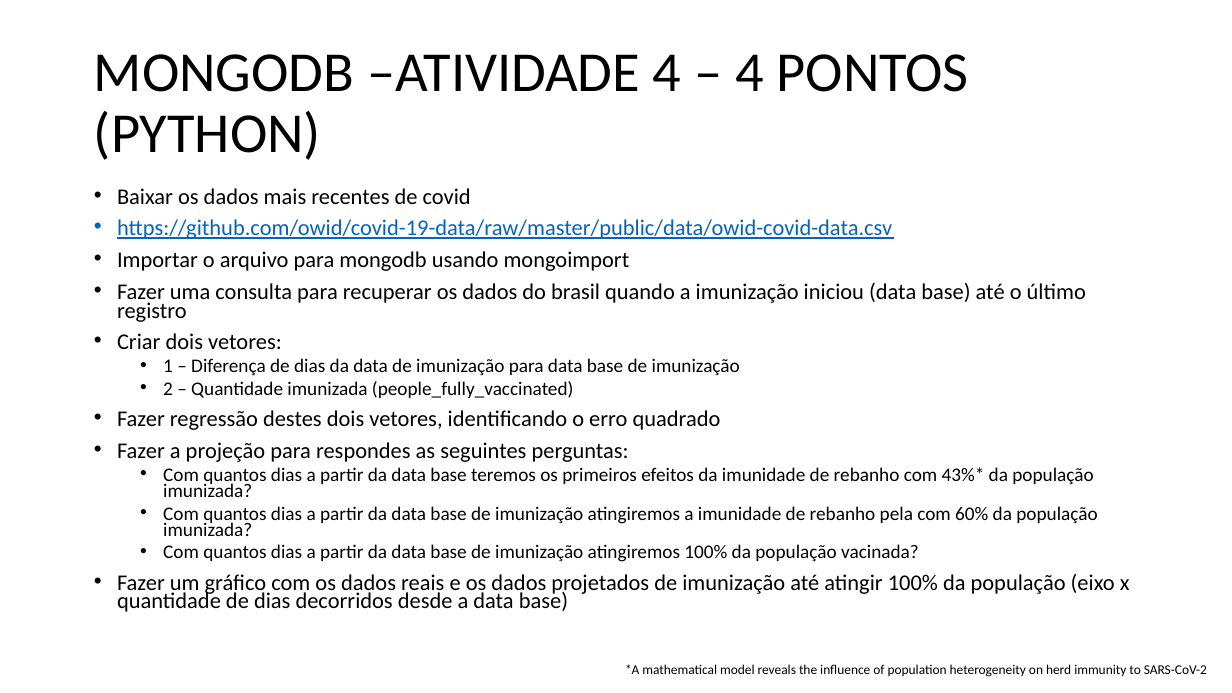
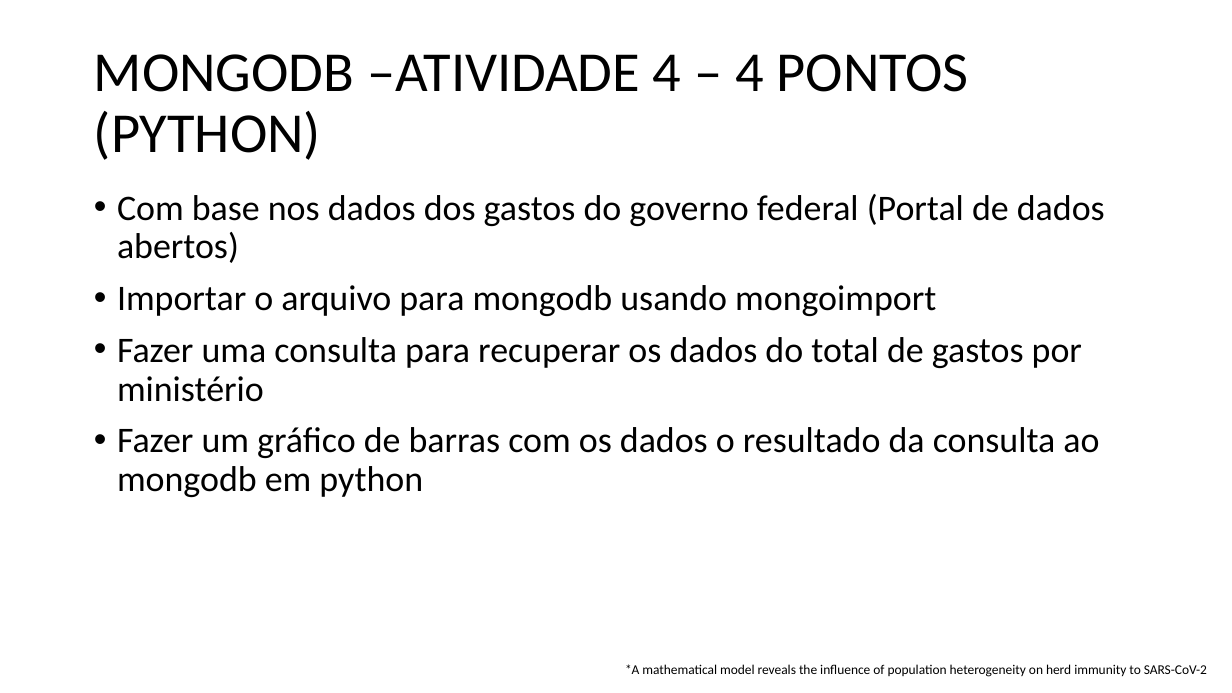
Before and after one commit to antoniomralmeida/nosql, a slide deck: slide 4 of ATIVIDADES.pptx. Drawn at 1232x693 pixels with LibreOffice and Linux fonts; fonts in the diff are those of the drawing. Boxes give left, top, right and bottom in pixels: in the first picture for what was removed or moved away, otherwise in the second. Text is boxed around its words. In the diff, an @@ line names an element or a change of style, - is before the commit and + after.

```diff
--- a/ATIVIDADES.pptx
+++ b/ATIVIDADES.pptx
@@ text at [117, 194, 1105, 263]: text changed; size 17.5 to 28 pt; text colour #0563C1 to #000000 @@
-• Baixar os dados mais recentes de covid
-• https://github.com/owid/covid-19-data/raw/master/public/data/owid-covid-data.csv
+• Com base nos dados dos gastos do governo federal (Portal de dados abertos)
@@ text at [117, 285, 936, 316]: size 17.5 to 28 pt in "Importar o arquivo para mongodb usando mongoimport"; line spacing 0.7 to 0.9 @@
@@ text at [117, 337, 1099, 497]: text changed; size 15 to 28 pt @@
-• Fazer uma consulta para recuperar os dados do brasil quando a imunização iniciou (data base) até o último registro
-• Criar dois vetores:
-  • 1 – Diferença de dias da data de imunização para data base de imunização
-  • 2 – Quantidade imunizada (people_fully_vaccinated)
-• Fazer regressão destes dois vetores, identificando o erro quadrado
-• Fazer a projeção para respondes as seguintes perguntas:
-  • Com quantos dias a partir da data base teremos os primeiros efeitos da imunidade de rebanho com 43%* da população imunizada?
-  • Com quantos dias a partir da data base de imunização atingiremos a imunidade de rebanho pela com 60% da população imunizada?
-  • Com quantos dias a partir da data base de imunização atingiremos 100% da população vacinada?
-• Fazer um gráfico com os dados reais e os dados projetados de imunização até atingir 100% da população (eixo x quantidade de dias decorridos desde a data base)
+• Fazer uma consulta para recuperar os dados do total de gastos por ministério
+• Fazer um gráfico de barras com os dados o resultado da consulta ao mongodb em python
```
Also in this commit, not shown: 1 other slide changed, 1 other file.
